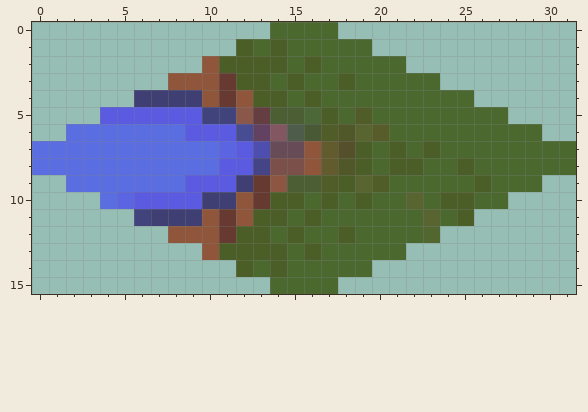
A pixel-art sprite gets an edit: Unity/Assets/Sprites/bank_01_right.png. That is the earlier state.
The file is 32x16 pixels. Colours within 5 levels of each other are drawn and written as one.
Now the later version:
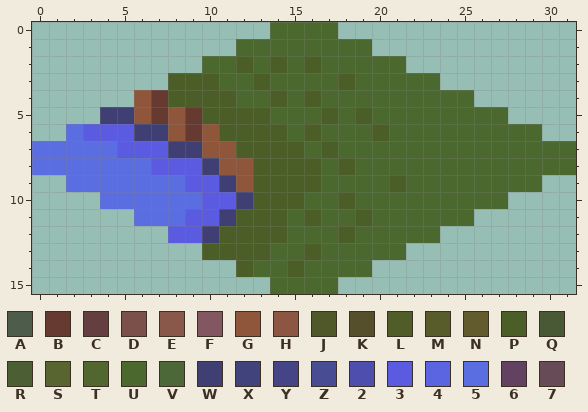
Palette (. is transparent): A #4e5d4b  B #663931  C #653e41  D #7b504a  E #8a584a  F #835761  G #8f563b  H #8d5642  J #505729  K #564f2b  L #515d29  M #585c2b  N #615b2e  P #4b5e27  Q #495835  R #4c5e33  S #586531  T #526730  U #4b692f  V #4c6838  W #3f3f74  X #41437d  Y #444486  Z #474c93  2 #4e4eaf  3 #5b5be1  4 #5b64e1  5 #5b6ee1  6 #634261  7 #674b57
Edits made:
Colour 5 becomes colour 3 in row 6 at x 3 to 5; in row 7 at x 5 to 7; in row 8 at x 7 to 9.
Colour G becomes colour 3 in row 11 at x 10; in row 12 at x 8 to 9.
Colour W becomes colour 3 in row 10 at x 10 to 11; in row 11 at x 9.
Colour 3 becomes colour 5 in row 10 at x 6 to 9.
Colour 4 becomes colour 5 in row 10 at x 5.
Colour W becomes colour 5 in row 11 at x 7 to 8.
Colour X becomes colour 5 in row 11 at x 6.
Colour 3 becomes colour B in row 5 at x 7 and 9; in row 6 at x 9.
Colour W becomes colour B in row 4 at x 7.
Colour 3 becomes colour G in row 5 at x 6 and 8; in row 6 at x 10; in row 8 at x 11 to 12.
Colour 4 becomes colour G in row 7 at x 11.
Colour 5 becomes colour G in row 6 at x 8; in row 7 at x 10.
Colour W becomes colour G in row 4 at x 6; in row 9 at x 12.
Colour 2 becomes colour P in row 7 at x 13.
Colour 3 becomes colour P in row 6 at x 11; in row 7 at x 12.
Colour 6 becomes colour P in row 6 at x 13.
Colour 7 becomes colour P in row 7 at x 14 to 15.
Colour B becomes colour P in row 4 at x 11; in rows 9 to 10 at x 13; in row 12 at x 11.
Colour C becomes colour P in row 5 at x 13.
Colour D becomes colour P in row 8 at x 14 to 15.
Colour E becomes colour P in row 5 at x 12.
Colour F becomes colour P in row 6 at x 14.
Colour G becomes colour P in row 3 at x 8 to 10; in row 4 at x 10; in row 8 at x 16; in row 11 at x 12; in row 13 at x 10.
Colour H becomes colour P in row 9 at x 14.
Colour J becomes colour P in row 8 at x 18.
Colour L becomes colour P in row 5 at x 19.
Colour M becomes colour P in row 6 at x 20.
Colour N becomes colour P in row 7 at x 17.
Colour Q becomes colour P in row 6 at x 16.
Colour R becomes colour P in row 9 at x 15 to 16.
Colour U becomes colour P in row 9 at x 21; in row 10 at x 18; in row 11 at x 19; in row 12 at x 14; in row 14 at x 15.
Colour W becomes colour P in row 4 at x 8 to 9.
Colour X becomes colour P in row 5 at x 10 to 11.
Colour Y becomes colour P in row 8 at x 13.
Colour Z becomes colour P in row 6 at x 12.
Colour A becomes colour U in row 6 at x 15.
Colour B becomes colour U in row 3 at x 11.
Colour G becomes colour U in row 2 at x 10; in row 4 at x 12; in row 7 at x 16.
Colour J becomes colour U in row 6 at x 18.
Colour K becomes colour U in row 7 at x 18.
Colour L becomes colour U in row 6 at x 17; in row 9 at x 17 and 20.
Colour N becomes colour U in row 8 at x 17.
Colour P becomes colour U in row 1 at x 12 and 14; in row 2 at x 11 and 13; in row 3 at x 12 and 15; in row 4 at x 13; in row 7 at x 19, 21 and 23; in row 8 at x 19, 21 to 22 and 25.
Colour P becomes colour U in row 9 at x 18 and 26; in row 10 at x 17, 19 and 24 to 25; in row 11 at x 25; in row 12 at x 15; in rows 13 to 14 at x 14.
Colour R becomes colour U in row 5 at x 14 to 15.
Colour S becomes colour U in row 6 at x 19; in row 9 at x 19; in row 10 at x 22; in row 11 at x 23.
Colour T becomes colour U in row 12 at x 23.
Colour V becomes colour U in row 5 at x 16.
Colour 3 becomes colour W in row 5 at x 4 to 5; in row 9 at x 11.
Colour 5 becomes colour W in row 6 at x 6 to 7; in row 7 at x 8 to 9; in row 8 at x 10.
Colour B becomes colour W in row 11 at x 11.
Colour G becomes colour W in row 10 at x 12; in row 12 at x 10.
Boxes around the changes in both pictures, in picture pixels (x1, y1, x2, y2):
changed: (83, 39, 491, 277)
